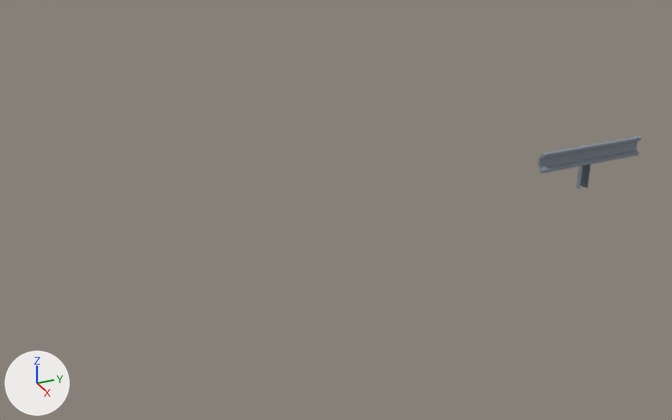
Renders of the glTF model dev/models/guard_rail.glb from each side of a commit.
Camera for both pictures: a 50 mm camera at (67.5, -63.8, 36.9) aimed at (-2.0, -32.5, 2.1). Arrows for +X, +Y and +Z are at lower left; the lights stay in place. The picture after the commit comes second. Where no turn or scale is listed for an object, it has been applied to the vertices. Vertices at exactly the same position are counted once.

The first picture shows 'barrier'.
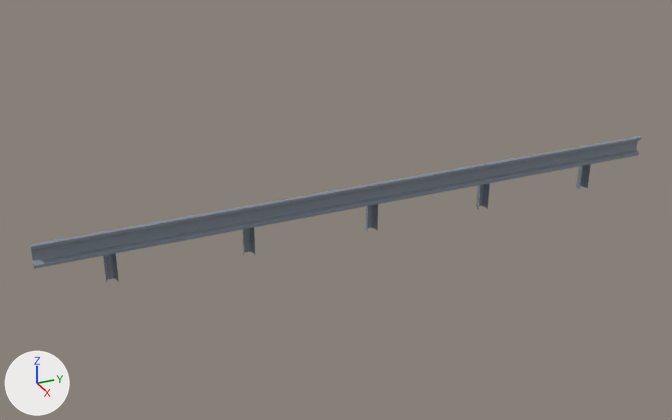
The change, as JSON lines over the scene's bpy script:
```json
{"block": "me_plane", "where": "# used by ob_barrier; location = (-1.45, -11.78, 0.0)"}
{"op": "remove", "block": "me_plane", "code": "me_plane.from_pydata(...)  # 114 vertices, 220 faces; spans x -0.11..1.46, y 0.0..11.78, z 0.0..4.9"}
{"op": "add", "block": "me_plane", "code": "me_plane.from_pydata(...)  # 542 vertices, 1100 faces; spans x -1.56..0.01, y -58.92..0.0, z 0.0..4.9"}
{"block": "me_plane", "change": "me_plane part 1: the loose piece of 33 vertices spanning x -0.11..0.75, y 5.39..6.39, z 0.0..4.36 is copied, and the copy is moved by (-1.45, -23.57, 0.0); it spans x -1.56..-0.69, y -18.18..-17.17, z 0.0..4.36"}
{"block": "me_plane", "change": "me_plane part 2: the loose piece of 33 vertices spanning x -0.11..0.75, y 5.39..6.39, z 0.0..4.36 is copied, and the copy is moved by (-1.45, -35.35, 0.0); it spans x -1.56..-0.69, y -29.96..-28.96, z 0.0..4.36"}
{"block": "me_plane", "change": "me_plane part 3: the loose piece of 33 vertices spanning x -0.11..0.75, y 5.39..6.39, z 0.0..4.36 is copied, and the copy is moved by (-1.45, -47.13, 0.0); it spans x -1.56..-0.69, y -41.75..-40.74, z 0.0..4.36"}
{"block": "me_plane", "change": "me_plane part 4: the loose piece of 33 vertices spanning x -0.11..0.75, y 5.39..6.39, z 0.0..4.36 is copied, and the copy is moved by (-1.45, -58.92, 0.0); it spans x -1.56..-0.69, y -53.53..-52.52, z 0.0..4.36"}
{"block": "me_plane", "change": "me_plane part 5: a new loose piece of 272 vertices spanning x -0.72..0.01, y -58.92..0.0, z 2.91..4.9, in mat_material (grey #848d98)"}
{"block": "me_plane", "change": "other edits to the shape of me_plane do not show in these pictures"}
{"op": "set", "path": "ob_barrier.location", "old": "(-1.45, -11.78, 0.0)", "new": "(0.0, 0.0, 0.0)"}
```

What differs and where, as boxes [x1, y1, x2, y2] in the pictures (672 x 420 px):
```json
{"object": "barrier", "change": "reshaped, moved", "before": [538, 136, 641, 190], "after": [30, 136, 641, 284], "on screen": "488% wider, 171% taller"}
{"part": 1, "of": "me_plane", "change": "added", "after": [476, 183, 490, 210]}
{"part": 2, "of": "me_plane", "change": "added", "after": [366, 183, 378, 232]}
{"part": 3, "of": "me_plane", "change": "added", "after": [242, 205, 255, 254]}
{"part": 4, "of": "me_plane", "change": "added", "after": [103, 230, 119, 284]}
{"part": 5, "of": "me_plane", "change": "added", "after": [30, 136, 641, 269]}
```
